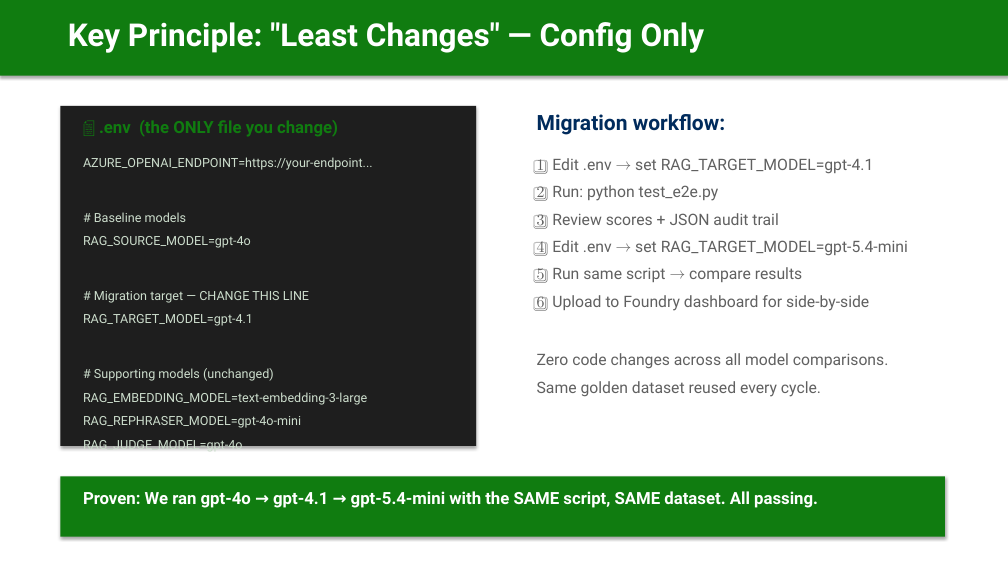
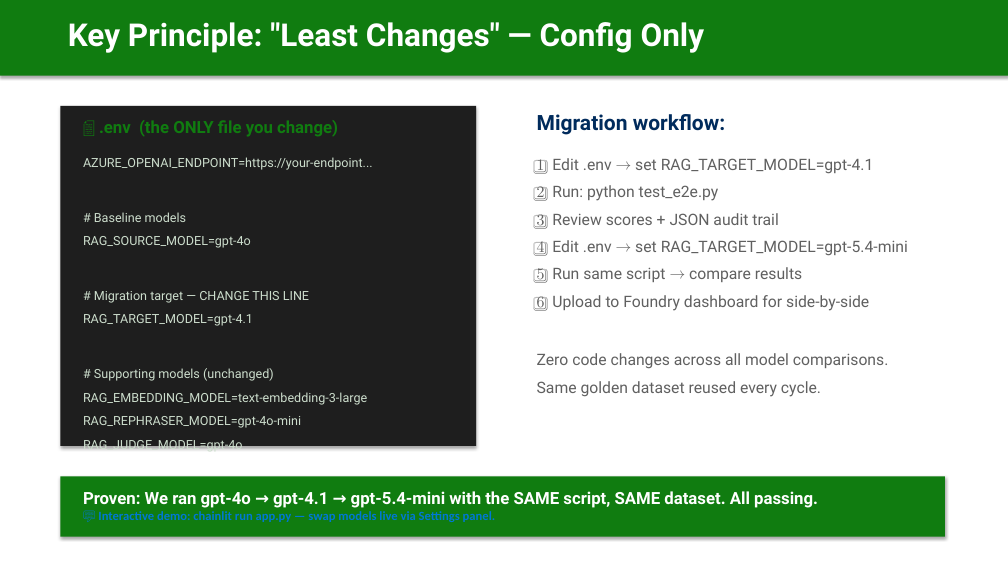
Before and after one commit to aiappsgbb/AOAI-models-migration, a slide deck: slide 10 of docs/azure-openai-model-migration-approach.pptx. Drawn at 1008x567 pixels with LibreOffice and Linux fonts; fonts in the diff are those of the drawing. Boxes give left, top, right and bottom in pixels: in the first picture for what was removed or moved away, otherwise in the second. Text is boxed around its words. In the diff, an @@ line names an element or a change of style, - is before the commit and + after.

```diff
--- a/docs/azure-openai-model-migration-approach.pptx
+++ b/docs/azure-openai-model-migration-approach.pptx
@@ text at [98,511,496,522]: paragraph added @@
+💬 Interactive demo: chainlit run app.py — swap models live via Settings panel.
```
